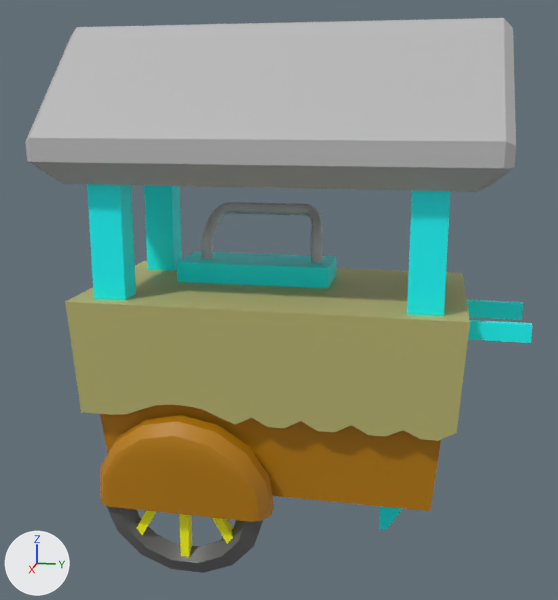
The FBX model creativejam/Content/Geometry/FBX/SM_FoodCart.fbx as it was, and as the next commit left it.
Camera for both pictures: a 50 mm lens placed at (8.21, 1.68, 4.18), pointed at (-0.22, -0.01, 2.07). The lights are fixed; the arrows at lower left show +X, +Y and +Z. Objects named as collision shapes, trigger or cutter boxes, shadow casters or lower levels of detail are left out. Where no turn or scale is listed for an object, it has been applied to the vertices. Vertices at the same position are counted once.

Script lines for the objects in view, before the commit:
```python
me_mesh = bpy.data.meshes.new('Mesh')
me_mesh.from_pydata(...)  # 714 vertices, 602 faces; spans x -2.3..0.3, y -0.69..4.38, z 0.0..5.97
# faces by material slot: [47, 72, 252, 81, 24, 96, 30]
me_mesh.materials.append(mat_material_bois)  # cyan #00ffff
me_mesh.materials.append(mat_material_pneu)  # dark grey #626262
me_mesh.materials.append(mat_material_handle)  # grey #bcbcbc
me_mesh.materials.append(mat_material_base)  # orange #bc7f00
me_mesh.materials.append(mat_material_roue)  # yellow #ffff00
me_mesh.materials.append(mat_material_nappe)  # yellow #bcb773
me_mesh.materials.append(mat_lambert6)  # grey #bcbcbc
ob_sm_foodcart = bpy.data.objects.new('SM_FoodCart', me_mesh)
ob_sm_foodcart.location = (0.75, -1.68, -0.91)
```
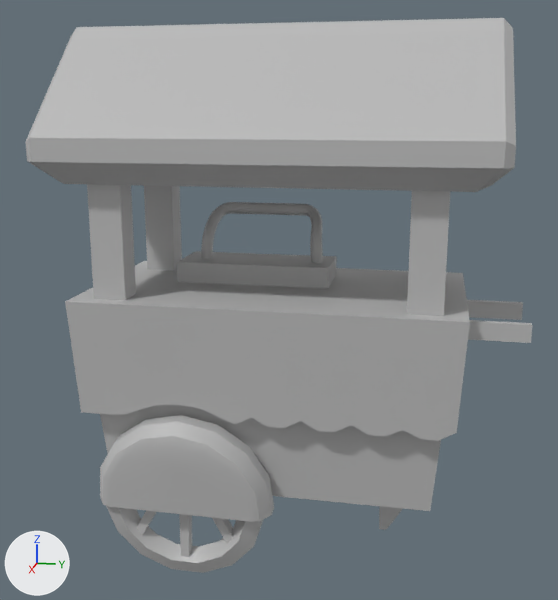
Location of each change, [x1, y1, x2, y2] in pixels of the pictures (558 x 600 px):
```json
{"part": 1, "of": "me_mesh", "change": "recoloured", "before": [87, 184, 532, 530], "after": [87, 184, 532, 530], "on screen": "cyan to grey"}
{"part": 2, "of": "me_mesh", "change": "recoloured", "before": [106, 506, 263, 573], "after": [106, 506, 263, 573]}
{"part": 3, "of": "me_mesh", "change": "recoloured", "before": [100, 405, 441, 522], "after": [100, 405, 441, 522]}
{"part": 4, "of": "me_mesh", "change": "recoloured", "before": [137, 511, 233, 557], "after": [137, 511, 233, 557], "on screen": "yellow to grey"}
{"part": 5, "of": "me_mesh", "change": "recoloured", "before": [65, 261, 470, 441], "after": [65, 261, 470, 441], "on screen": "yellow to grey"}
```

Scene script edits in JSON lines:
```json
{"block": "me_mesh", "where": "me_mesh.from_pydata(...)  # 714 vertices, 602 faces; spans x -2.3..0.3, y -0.69..4.38, z 0.0..5.97"}
{"block": "me_mesh", "where": "# used by ob_sm_foodcart; location = (0.75, -1.68, -0.91)"}
{"op": "remove", "block": "me_mesh", "code": "me_mesh.materials.append(mat_lambert6)  # grey #bcbcbc"}
{"block": "me_mesh", "change": "me_mesh part 1: all 47 faces that had it switch from mat_material_bois (cyan #00ffff) to mat_material_handle (grey #bcbcbc)"}
{"block": "me_mesh", "change": "me_mesh part 2: all 72 faces that had it switch from mat_material_pneu (dark grey #626262) to mat_material_handle (grey #bcbcbc)"}
{"block": "me_mesh", "change": "me_mesh part 3: all 81 faces that had it switch from mat_material_base (orange #bc7f00) to mat_material_handle (grey #bcbcbc)"}
{"block": "me_mesh", "change": "me_mesh part 4: all 24 faces that had it switch from mat_material_roue (yellow #ffff00) to mat_material_handle (grey #bcbcbc)"}
{"block": "me_mesh", "change": "me_mesh part 5: all 96 faces that had it switch from mat_material_nappe (yellow #bcb773) to mat_material_handle (grey #bcbcbc)"}
```
